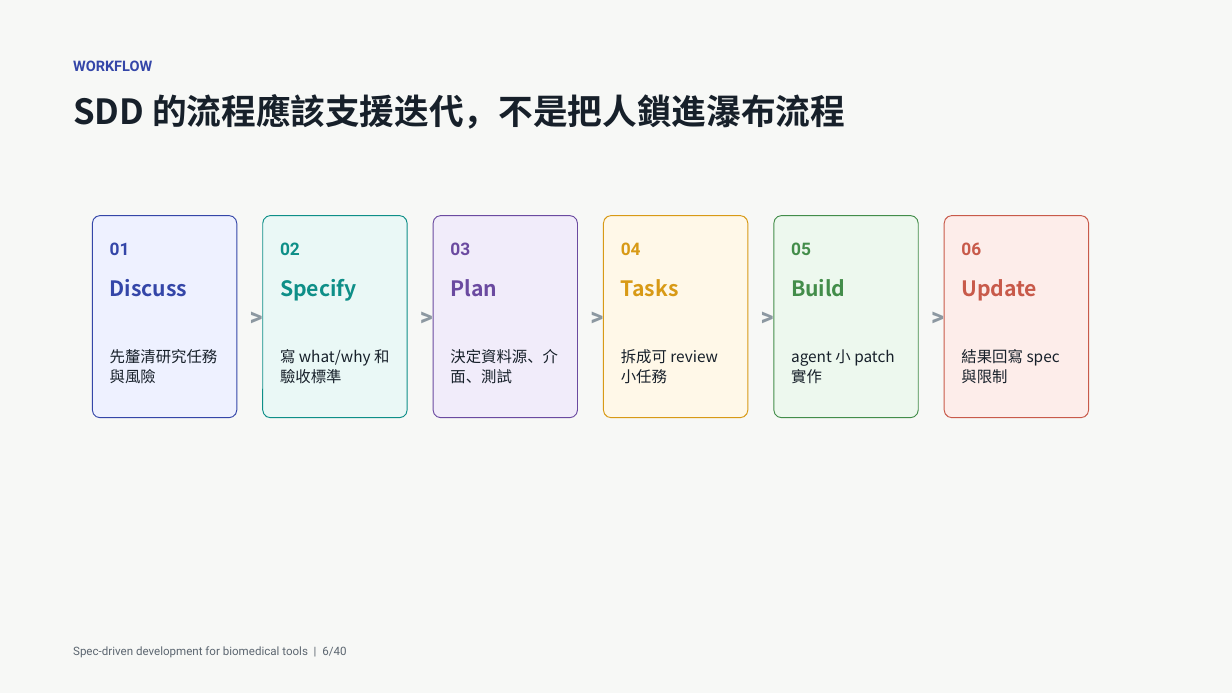
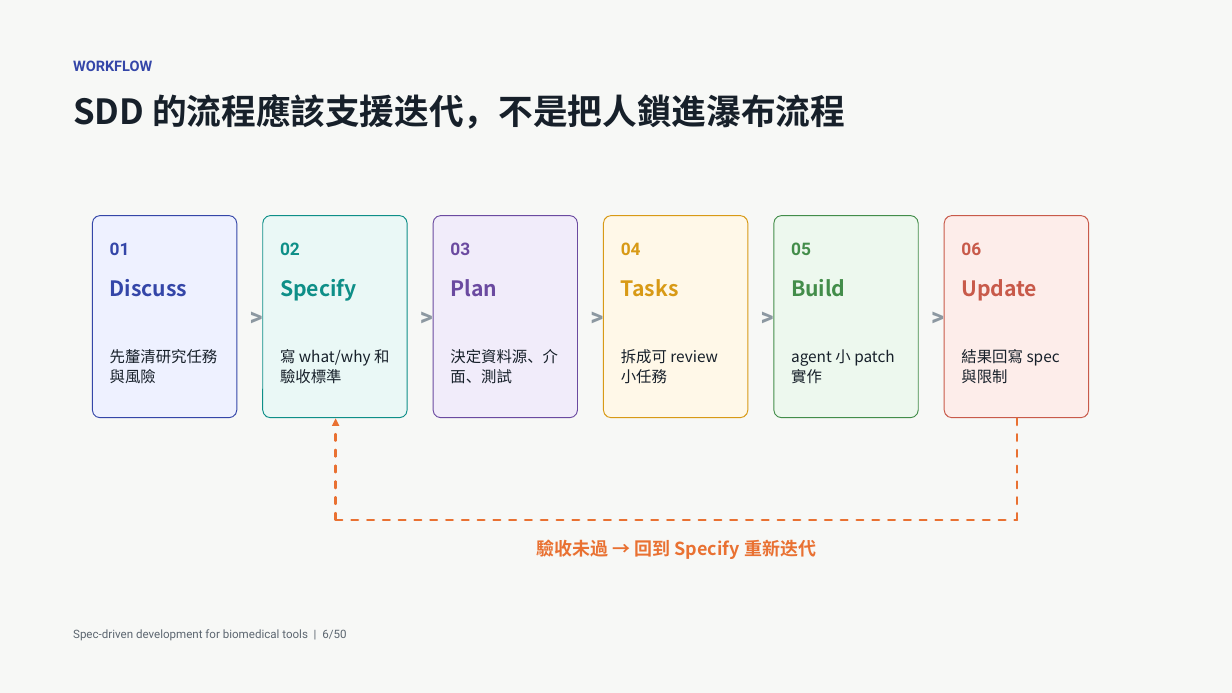
Before and after one commit to godkin1211/LLM_applications_on_BioMedicalData, a slide deck: slide 6 of slides/lesson-08-spec-driven-development-biomedical-tools.pptx. Drawn at 1232x693 pixels with LibreOffice and Linux fonts; fonts in the diff are those of the drawing. Boxes give left, top, right and bottom in pixels: in the first picture for what was removed or moved away, otherwise in the second. Text is boxed around its words. In the diff, an @@ line names an element or a change of style, - is before the commit and + after.

```diff
--- a/slides/lesson-08-spec-driven-development-biomedical-tools.pptx
+++ b/slides/lesson-08-spec-driven-development-biomedical-tools.pptx
@@ arrow added from (335, 519) to (335, 419), #E97132 1.75 pt dashed @@
@@ line added from (1018, 419) to (1018, 519), #E97132 1.75 pt dashed @@
@@ line added from (335, 519) to (1018, 519), #E97132 1.75 pt dashed @@
@@ text added at bbox=[536, 539, 816, 559], 14 pt, text #E97132, bold @@
+驗收未過 → 回到 Specify 重新迭代
@@ text at bbox=[73, 629, 346, 641]: text changed @@
-Spec-driven development for biomedical tools | 6/40
+Spec-driven development for biomedical tools | 6/50
```
Also in this commit, not shown: 37 other slides changed, 12 slides added, 2 slides removed, 2 other files.
